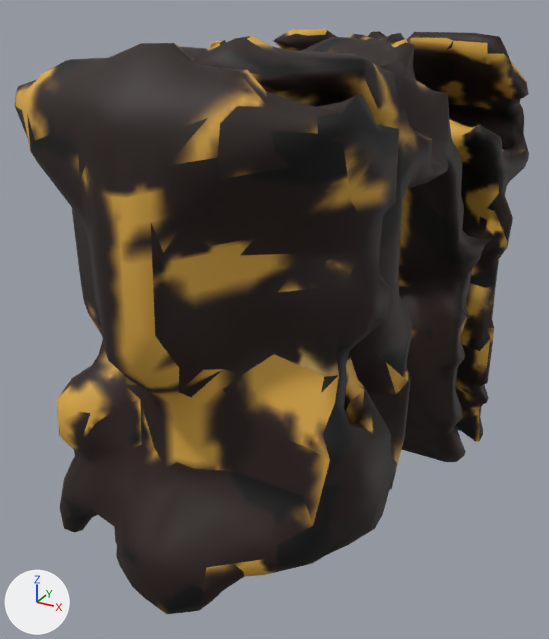
Renders of the glTF model www/proto3d/models/beth/equipment/fitted/wren/wren_leather_legendary_chest.glb from each side of a commit.
One viewpoint serves both versions: a camera (50 mm lens) standing at (0.255, -0.583, 1.166) and looking at (-0.043, -0.041, 0.895). Lighting does not change. The marker at lower left points along +X, +Y and +Z. The older version comes first. Vertices at exactly the same position are counted once.

The first picture shows 'wren_leather_legendary_chest'.
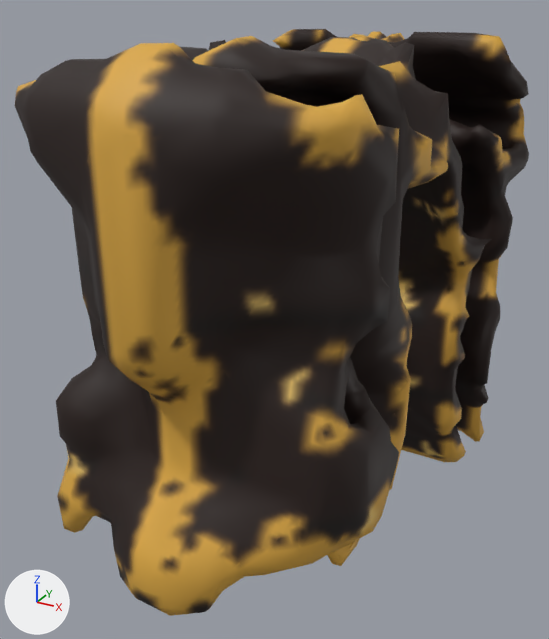
The change in detail:
me_wren_leather_legendary_chest_hi_001 has 3496 vertices, 7000 faces and spans x -0.108..0.121, y -0.297..0.302, z 0.715..1.14.
me_wren_leather_legendary_chest_hi_001 is used by ob_wren_leather_legendary_chest; location (0.0, 0.0, 0.0).
me_wren_leather_legendary_chest_hi_001 part 1: 111 vertices moved from x -0.105..0.119, y -0.265..0.16, z 0.736..1.129 to x -0.106..0.118, y -0.269..0.151, z 0.738..1.129; 583 vertices removed from x -0.107..0.121, y -0.296..0.259, z 0.715..1.131; 583 vertices added at x -0.107..0.121, y -0.296..0.257, z 0.715..1.131.
me_wren_leather_legendary_chest_hi_001 part 2: 4846 kept faces spanning x -0.104..0.121, y -0.297..0.302, z 0.715..1.14 get new texture (UV) coordinates.

Where the change shows, as pixel boxes (x1, y1, x2, y2) in the pictures (549 x 639 px; the box of a moved part takes in the faces that stretch with it):
'wren_leather_legendary_chest', reshaped: before (15, 29, 529, 614); after (15, 29, 529, 616)
part 1 of me_wren_leather_legendary_chest_hi_001, moved or reshaped: before (56, 33, 509, 614); after (56, 33, 509, 616)
part 2 of me_wren_leather_legendary_chest_hi_001, surface changed: (15, 29, 528, 590) in both
